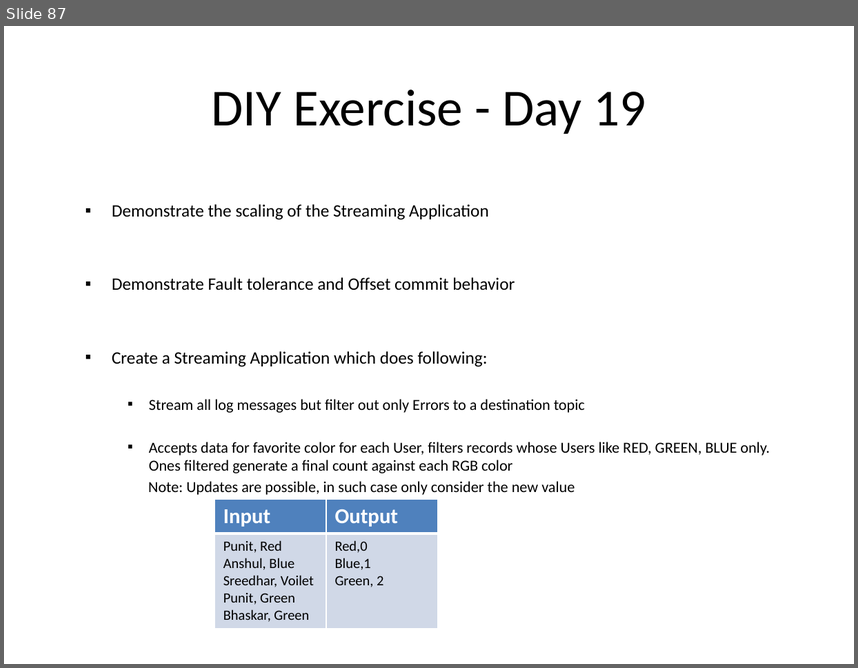
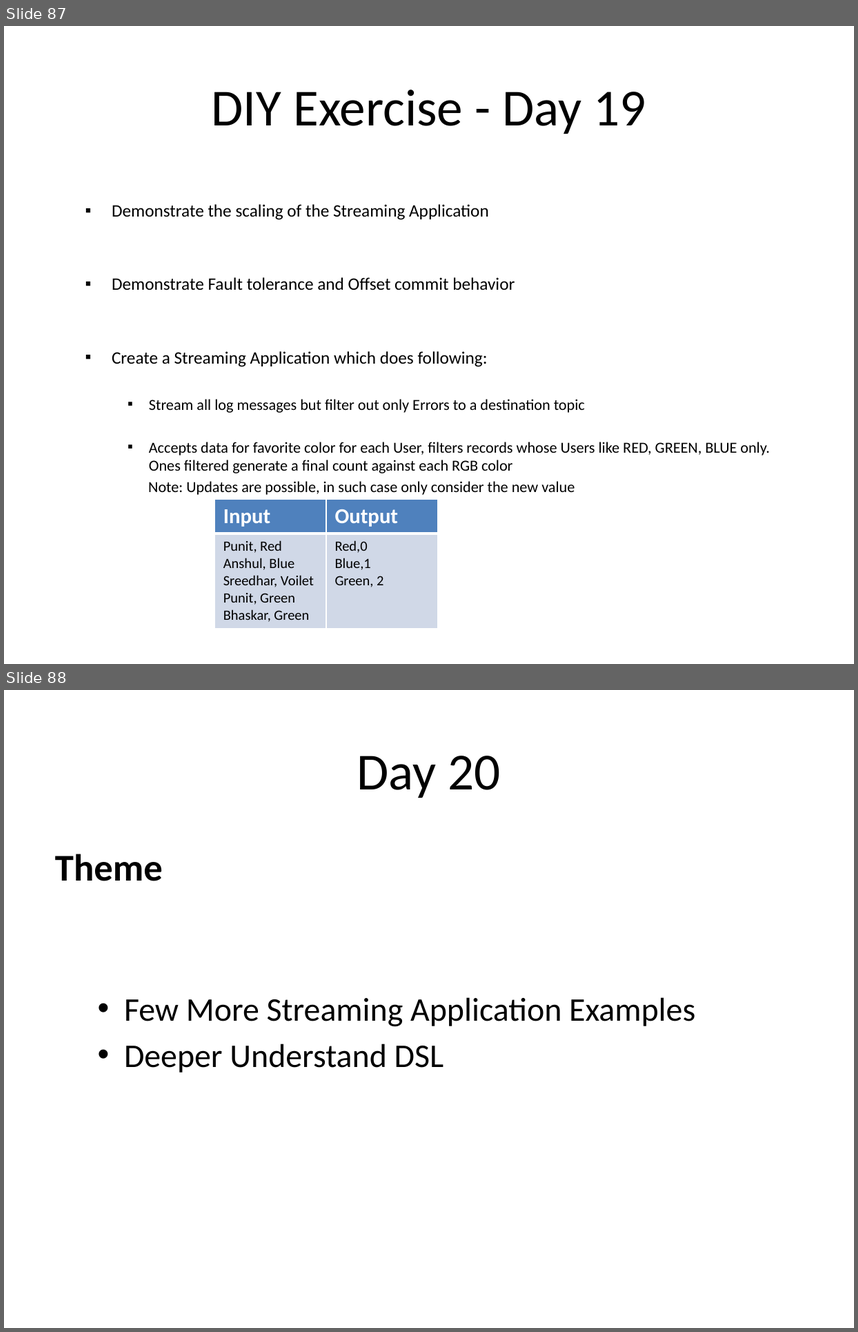
Before and after one commit to sreedharsingaraju/KafkaTutorials, a slide deck: PPT/Kafka-Teaching-Flow.pptx. Shown one above the other, each under a label of ours: slide 87 before the commit, slides 87 and 88 after it. The pictures are 858x668 and 858x1332 pixels, drawn with LibreOffice and Linux fonts; fonts in the diff are those of the drawing. Boxes give left, top, right and bottom in pixels: in the first picture for what was removed or moved away, otherwise in the second. Text is boxed around its words. In the diff, an @@ line names an element or a change of style, - is before the commit and + after.

```diff
--- a/PPT/Kafka-Teaching-Flow.pptx
+++ b/PPT/Kafka-Teaching-Flow.pptx
@@ slide 88 added at [4,690,854,1328], background #FFFFFF @@
@@ title added at [357,756,501,798], 44 pt, text #000000 @@
+Day 20
@@ text added at [55,854,695,1072], 28 pt, text #000000 @@
+Theme
+  • Few More Streaming Application Examples
+  • Deeper Understand DSL
```
Also in this commit, not shown: 1 slide changed, 5 other slides added, 2 other files.
